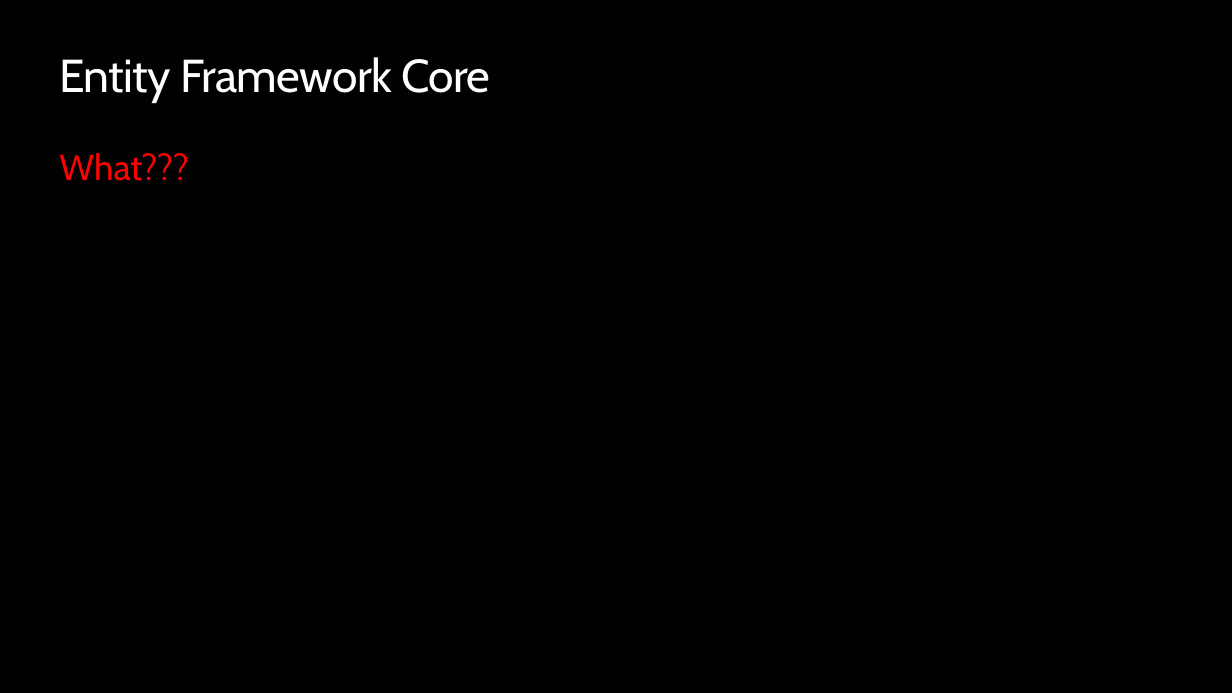
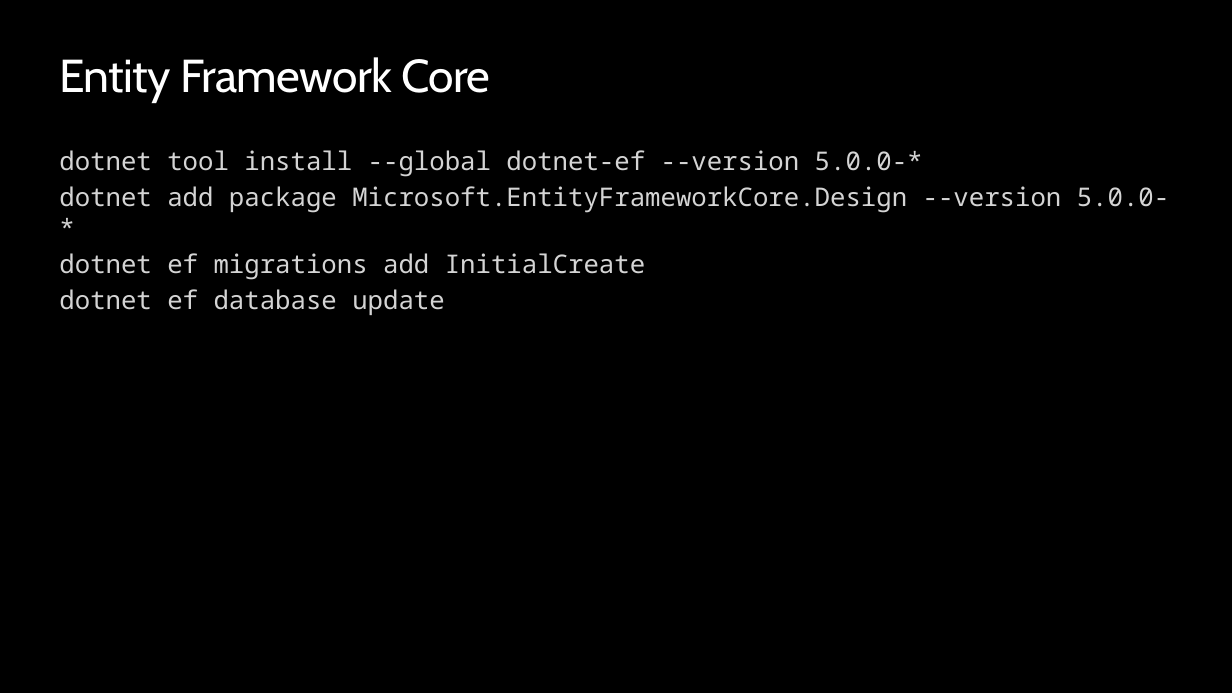
Before and after one commit to ondfisk/BDSA2020, a slide deck: slide 18 of Slides/Lecture04 - Data Access and Entity Framework Core.pptx (slide 13 before the commit). Drawn at 1232x693 pixels with LibreOffice and Linux fonts; fonts in the diff are those of the drawing; background and template pictures are left out. Boxes give left, top, right and bottom in pixels: in the first picture for what was removed or moved away, otherwise in the second. Text is boxed around its words. In the diff, an @@ line names an element or a change of style, - is before the commit and + after.

```diff
--- a/Slides/Lecture04 - Data Access and Entity Framework Core.pptx
+++ b/Slides/Lecture04 - Data Access and Entity Framework Core.pptx
@@ text removed at <box>59,153,189,181</box> @@
-What???
@@ text added at <box>59,150,1169,315</box>, 20 pt, text #D4D4D4 @@
+dotnet tool install --global dotnet-ef --version 5.0.0-*
+dotnet add package Microsoft.EntityFrameworkCore.Design --version 5.0.0-*
+dotnet ef migrations add InitialCreate
+dotnet ef database update
```
Also in this commit, not shown: 1 other slide changed, 9 slides added, 2 slides removed, 24 other files.
